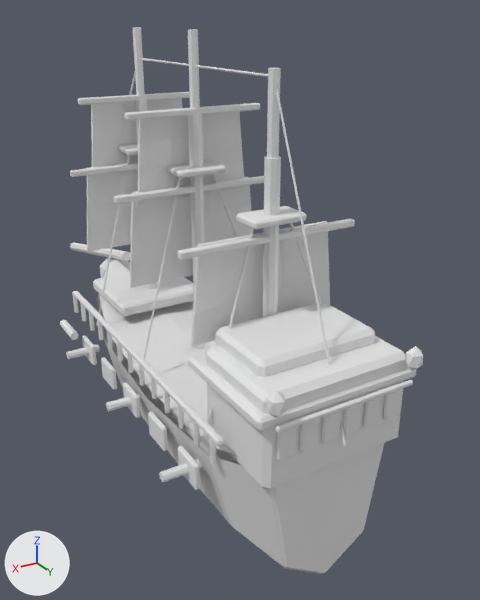
Before and after pictures for a commit that changed the FBX model Assets/Desktopirates/Resources/Models/ShipsV03/player_tier_4_v03.fbx.
Rendered twice from a 50 mm camera at (2.08, 4.06, 2.83) aimed at (-0.45, -0.17, 0.71). Every picture has the same lights, and +X, +Y and +Z are marked at lower left. The older version comes first. Where no turn or scale is listed for an object, it has been applied to the vertices.

In view in the first picture: 'Bowsprit_Main', 'Forecastle_Deck', 'Mast_3_Lower', 'Sail_1_1', 'Sail_1_2', 'Sail_2_1', 'Sail_2_2', 'Sail_3_1', 'Stern_Gallery_Window_1', 'Stern_Gallery_Window_2', 'Stern_Gallery_Window_3', 'Stern_Gallery_Window_4', 'Stern_Gallery_Window_5', 'Stern_Gallery_Window_6', 'Stern_GreatCabin', 'Stern_Lantern_-1', 'Stern_Lantern_1', 'Stern_Quarterdeck', 'Tier_4_Lofted_Deck', 'Tier_4_Lofted_Hull', 'Upper_Stern_Castle' and 48 more.
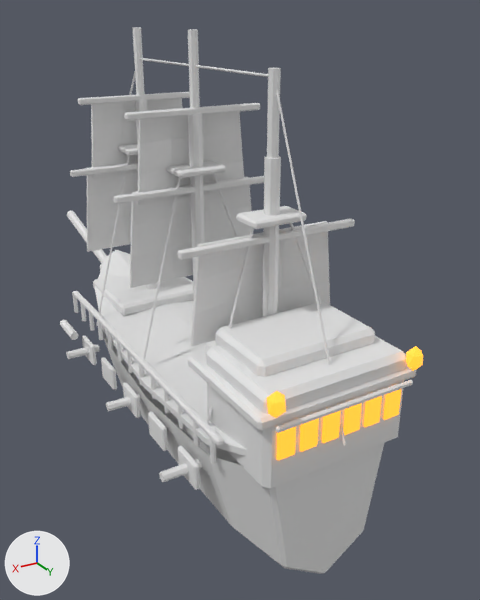
Changed parts and their boxes [x1, y1, x2, y2] in the pictures (480 x 600 px):
'Tier_4_Lofted_Deck', reshaped (10% wider)
    before: [99, 259, 237, 455]
    after: [95, 250, 247, 456]
'Bowsprit_Main', turned
    before: [70, 242, 130, 261]
    after: [67, 210, 107, 264]
'Stern_Gallery_Window_1', recoloured, surface changed
    both: [276, 427, 296, 461]
'Stern_Gallery_Window_2', recoloured, surface changed
    both: [299, 418, 319, 452]
'Stern_Gallery_Window_3', recoloured, surface changed
    both: [322, 411, 341, 443]
'Stern_Gallery_Window_4', recoloured, surface changed
    both: [343, 403, 362, 435]
'Stern_Gallery_Window_5', recoloured, surface changed
    both: [364, 396, 382, 427]
'Stern_Gallery_Window_6', recoloured, surface changed
    both: [383, 389, 401, 420]
'Stern_Lantern_-1', recoloured, surface changed
    both: [267, 391, 286, 418]
'Stern_Lantern_1', recoloured, surface changed
    both: [406, 346, 423, 371]

The change, as a diff of the scene's bpy script:
```diff
--- a/Assets/Desktopirates/Resources/Models/ShipsV03/player_tier_4_v03.fbx.py
+++ b/Assets/Desktopirates/Resources/Models/ShipsV03/player_tier_4_v03.fbx.py
@@ mat_glassglow_v03 @@
 mat_glassglow_v03 = principled_material('GlassGlow_v03')
-mat_glassglow_v03.base_color = (0.8, 0.8, 0.8)  # white #e7e7e7
+mat_glassglow_v03.base_color = (1.0, 0.35, 0.025)  # orange #ffa02c
+mat_glassglow_v03.emission_strength = 1.4
+mat_glassglow_v03.emission_color = (1.0, 0.35, 0.025)  # orange #ffa02c
@@ me_tier_4_lofted_hull_deckmesh @@
 # used by ob_tier_4_lofted_deck; location = (0.0, 0.0, 0.0)
-me_tier_4_lofted_hull_deckmesh.from_pydata(...)  # 18 vertices, 10 faces; spans x -0.56..0.56, y -1.71..1.62, z 0.43..0.68
+me_tier_4_lofted_hull_deckmesh.from_pydata(...)  # 36 vertices, 34 faces; spans x -0.61..0.61, y -1.71..1.62, z 0.47..0.77
+# me_tier_4_lofted_hull_deckmesh part 1: the whole mesh is rebuilt
 me_tier_4_lofted_hull_deckmesh.materials.append(mat_deckoak_v03)
@@ ob_bowsprit_main @@
 ob_bowsprit_main.location = (0.0, -2.261, 0.592)
-ob_bowsprit_main.rotation_euler = (1.344, 0.0, 3.142)  # degrees (77, 0, 180)
+ob_bowsprit_main.rotation_euler = (-1.344, 0.0, 3.142)  # degrees (-77, 0, 180)
```
